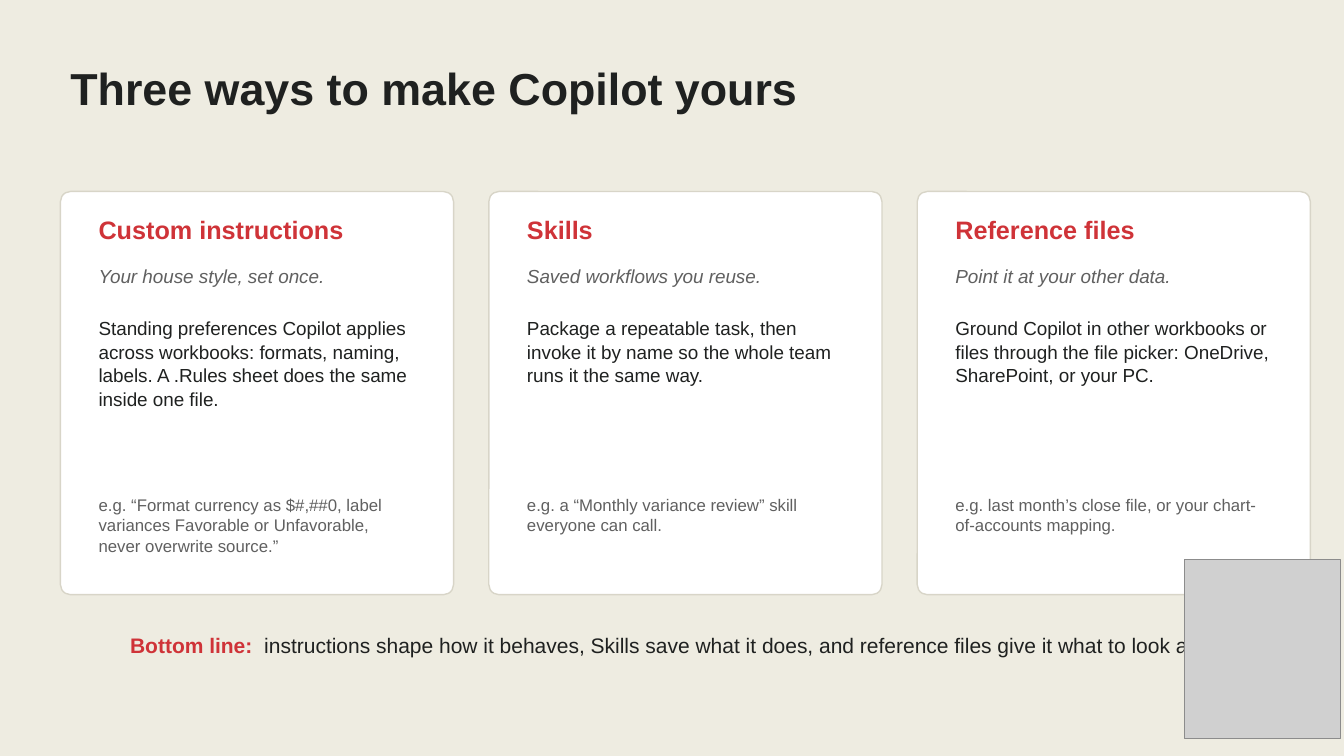
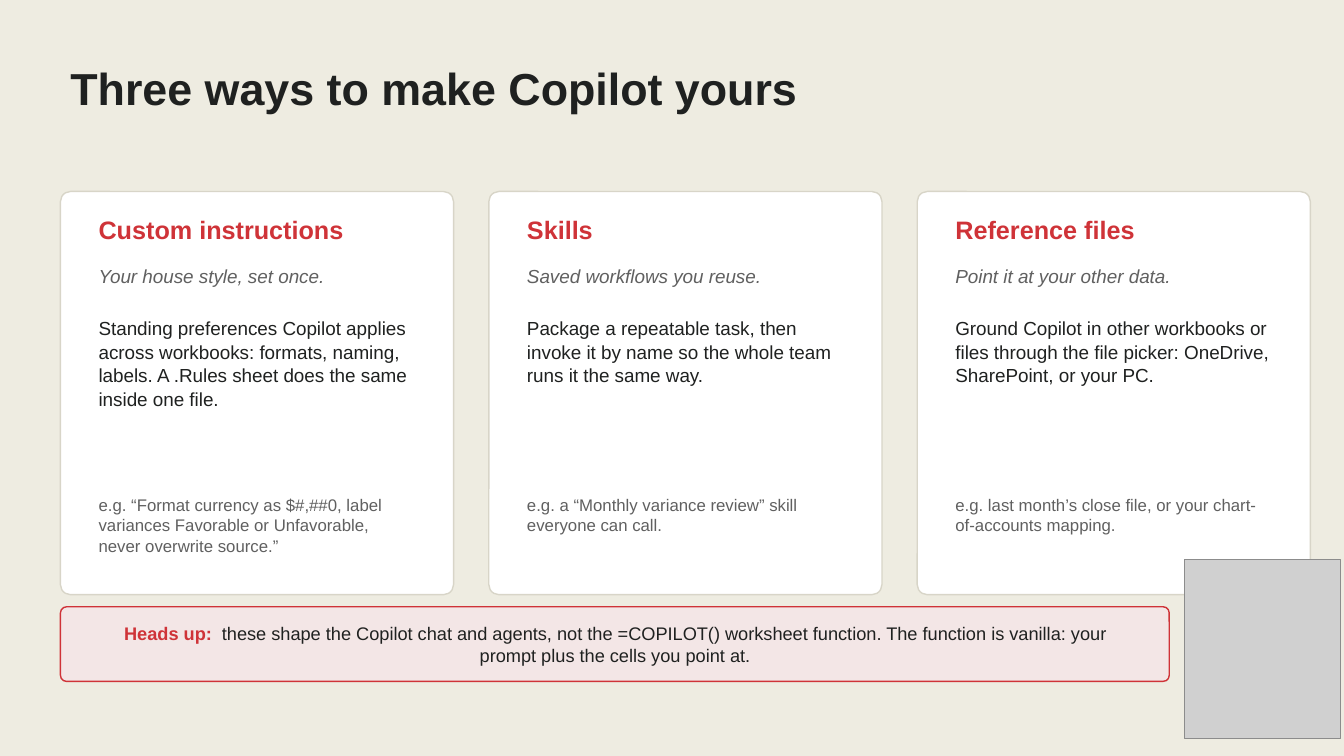
Before and after one commit to stringfestdata/iofm-august-2026, a slide deck: slide 16 of AI-in-Excel-for-Finance-IOFM.pptx. Drawn at 1344x756 pixels with LibreOffice and Linux fonts; fonts in the diff are those of the drawing; grey boxes stand for pictures. Boxes give left, top, right and bottom in pixels: in the first picture for what was removed or moved away, otherwise in the second. Text is boxed around its words. In the diff, an @@ line names an element or a change of style, - is before the commit and + after.

```diff
--- a/AI-in-Excel-for-Finance-IOFM.pptx
+++ b/AI-in-Excel-for-Finance-IOFM.pptx
@@ rounded rectangle added at box(60, 607, 1170, 682), fill #F3E6E6, outline #CF3338 1 pt @@
@@ text added at box(124, 626, 1106, 666), 13 pt, text #1F2120 @@
+Heads up: these shape the Copilot chat and agents, not the =COPILOT() worksheet function. The function is vanilla: your prompt plus the cells you point at.
@@ text removed at box(130, 636, 1199, 657) @@
-Bottom line: instructions shape how it behaves, Skills save what it does, and reference files give it what to look at.
```
Also in this commit, not shown: 3 other slides changed, 2 slides added, 2 slides removed, 17 other files.
